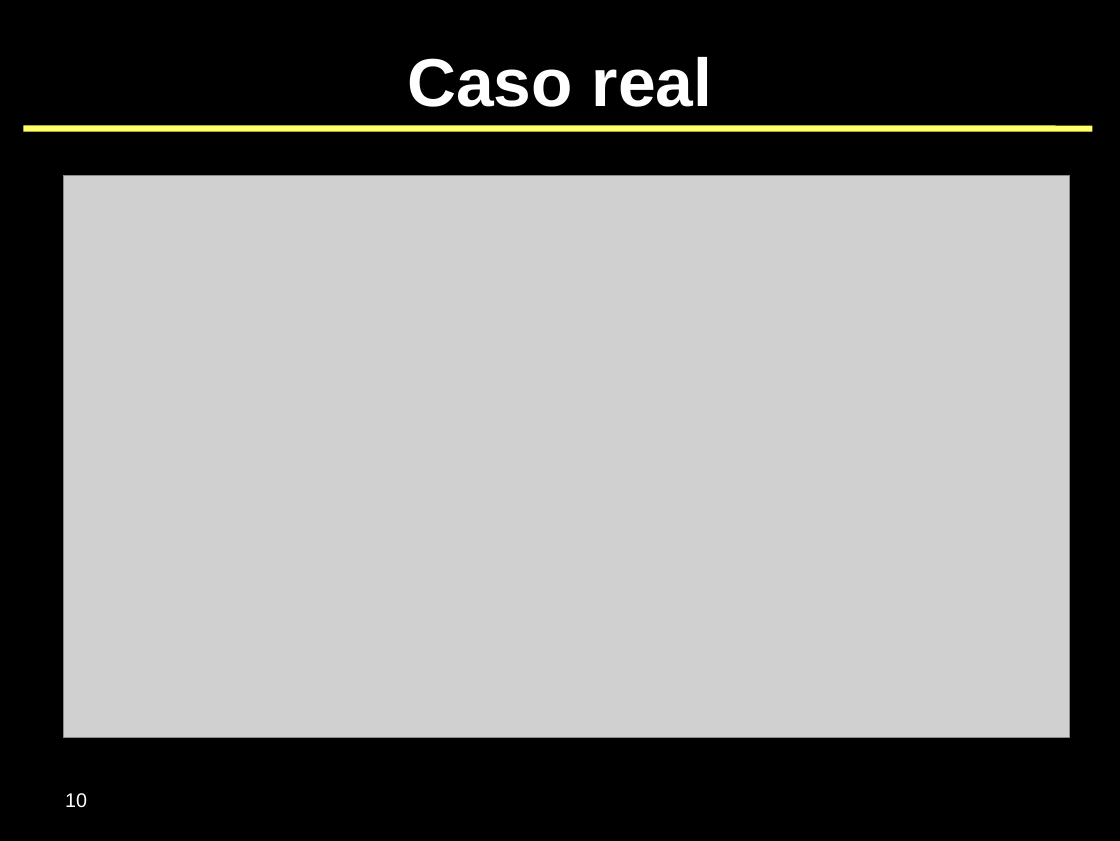
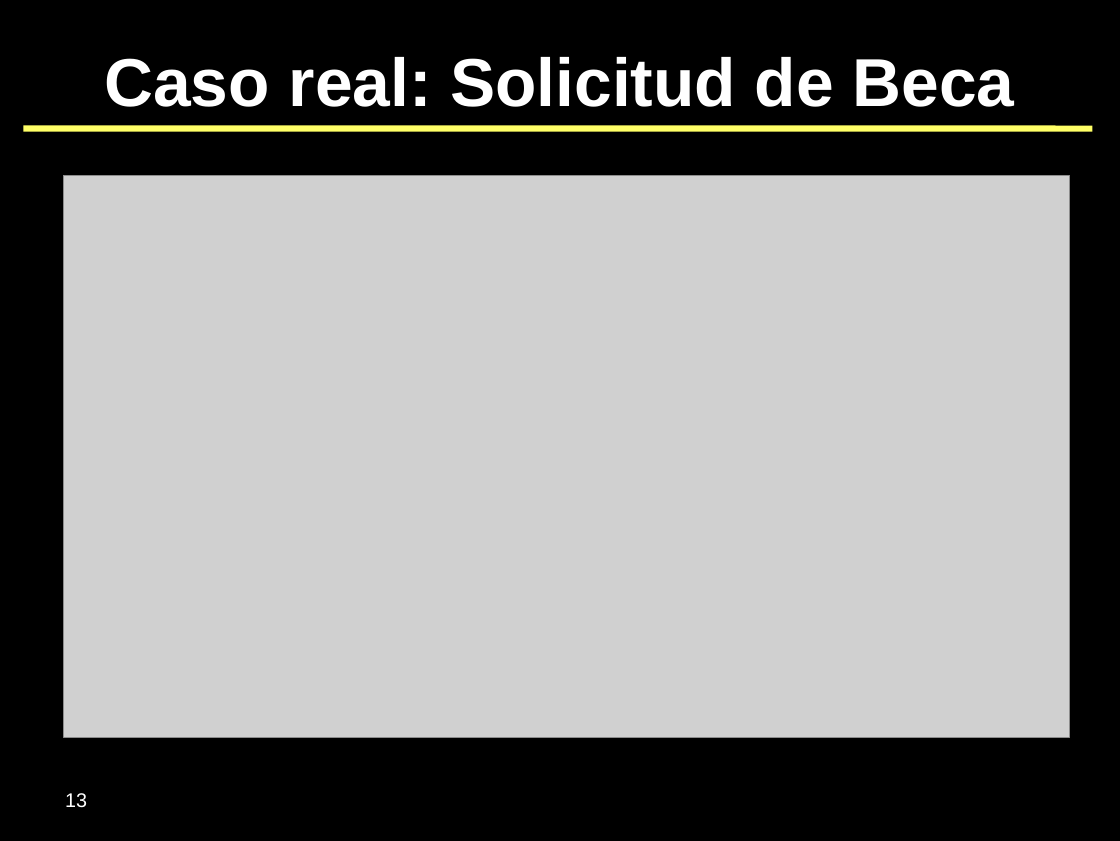
Before and after one commit to SIU-Toba/framework, a slide deck: slide 13 of doc/presentaciones/2007 - JAIIO - SIE.odp (slide 10 before the commit). Drawn at 1120x841 pixels with LibreOffice and Linux fonts; fonts in the diff are those of the drawing; grey boxes stand for pictures; background and template pictures are left out. Boxes give left, top, right and bottom in pixels: in the first picture for what was removed or moved away, otherwise in the second. Text is boxed around its words. In the diff, an @@ line names an element or a change of style, - is before the commit and + after.

```diff
--- a/doc/presentaciones/2007 - JAIIO - SIE.odp
+++ b/doc/presentaciones/2007 - JAIIO - SIE.odp
@@ title at box(104, 57, 1015, 107): text changed @@
-Caso real
+Caso real: Solicitud de Beca
@@ page number at box(65, 793, 87, 808): text changed @@
-10
+13
```
Also in this commit, not shown: 4 other slides changed, 3 slides added.
